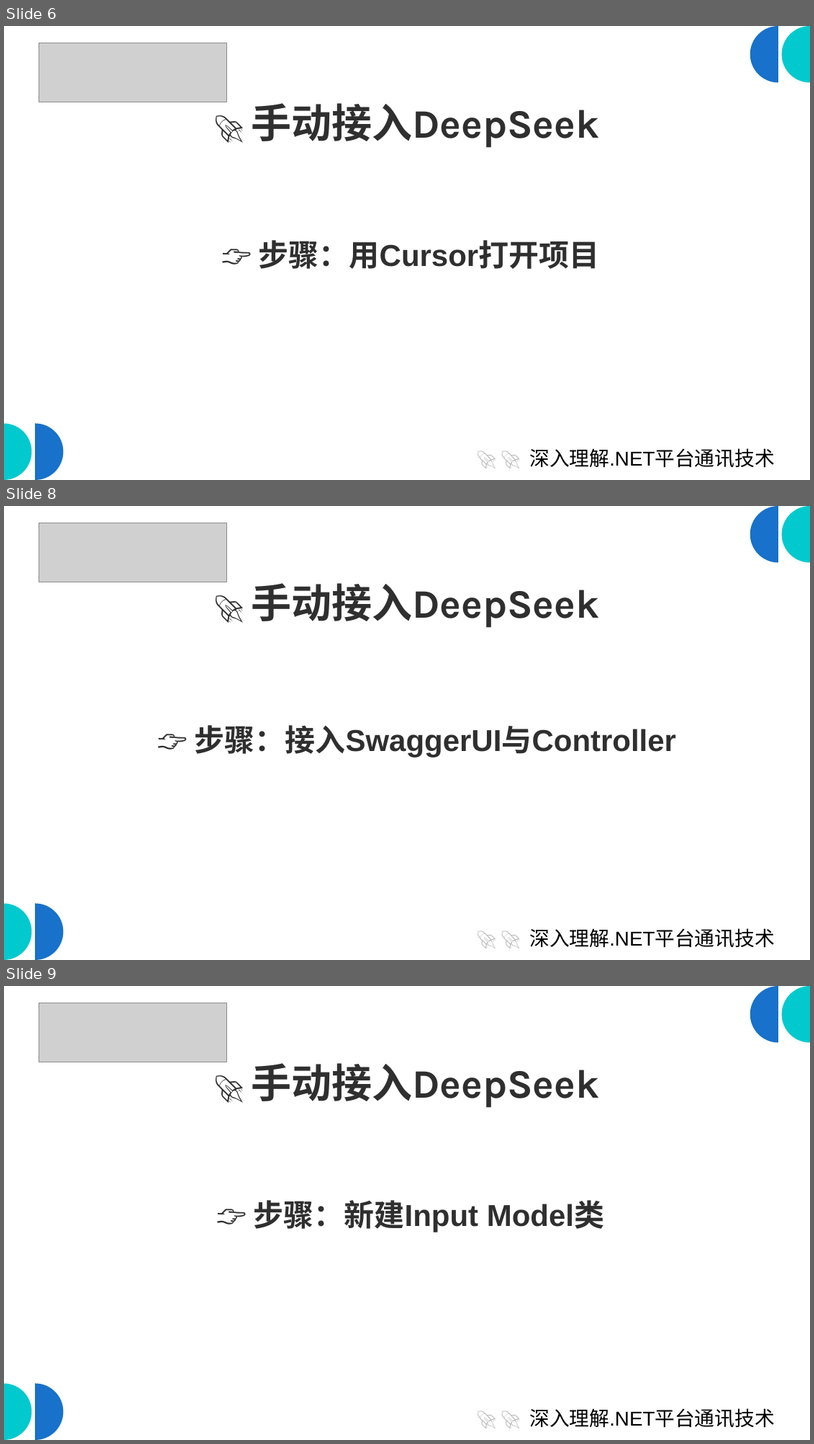
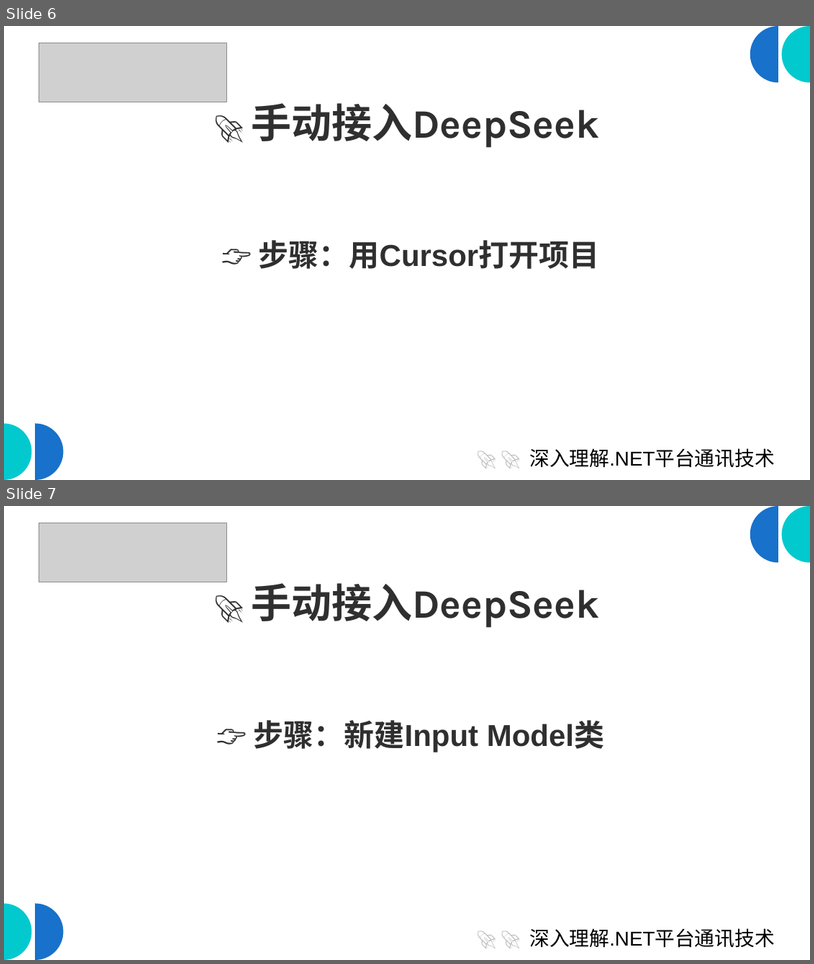
Before and after one commit to scottfly189/dotnet_net_course, a slide deck: src/4.DeepseekDemo/deep_seek.odp. Shown one above the other, each under a label of ours: slides 6, 8 and 9 before the commit, slides 6 and 7 after it; the slides between them are not shown. The pictures are 814x1444 and 814x964 pixels, drawn with LibreOffice and Linux fonts; fonts in the diff are those of the drawing; grey boxes stand for pictures. Boxes give left, top, right and bottom in pixels: in the first picture for what was removed or moved away, otherwise in the second. Text is boxed around its words. In the diff, an @@ line names an element or a change of style, - is before the commit and + after.

```diff
--- a/src/4.DeepseekDemo/deep_seek.odp
+++ b/src/4.DeepseekDemo/deep_seek.odp
@@ slide 8 removed at (4, 506, 810, 960), background #FFFFFF; not listed: 4 template elements that a slide beside it also shows @@
@@ picture removed at (39, 523, 226, 582) @@
@@ title removed at (251, 583, 599, 628) @@
-🚀 手动接入DeepSeek
@@ text removed at (195, 725, 676, 757) @@
-👉 步骤：接入SwaggerUI与Controller
@@ subtitle removed at (530, 928, 774, 947) @@
-🚀 🚀 深入理解.NET平台通讯技术
@@ what was slide 9 is now slide 7 @@
```
Also in this commit, not shown: 6 slides changed, 1 slide added, 1 other slide removed, 6 other files.
